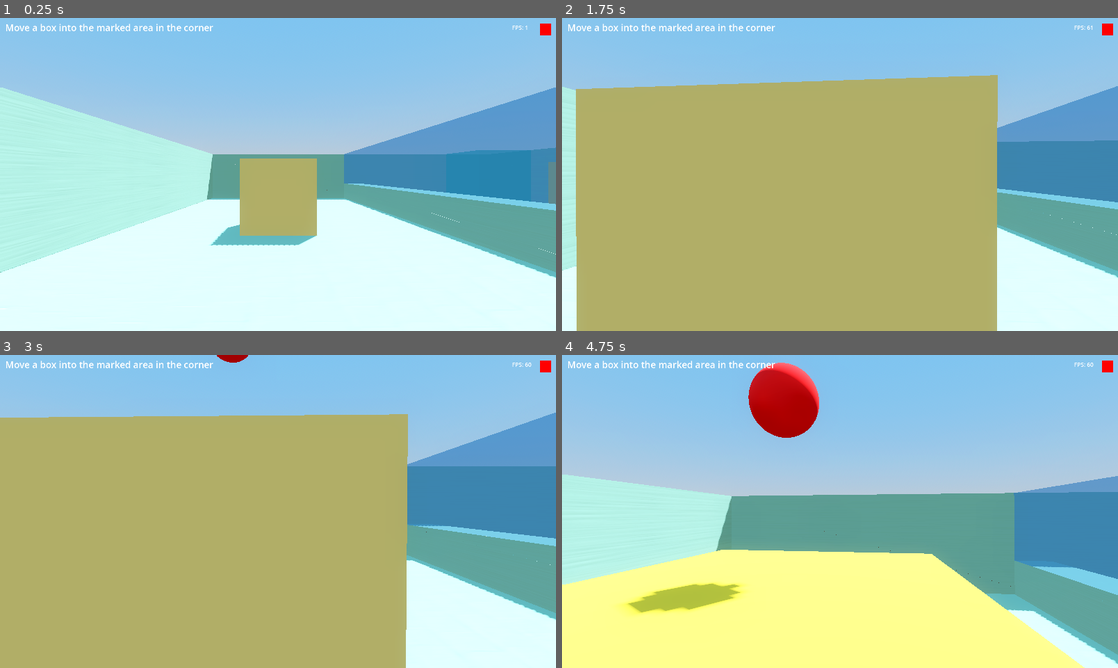
Above: before the commit, frames 1-4 (two rows, left to right).
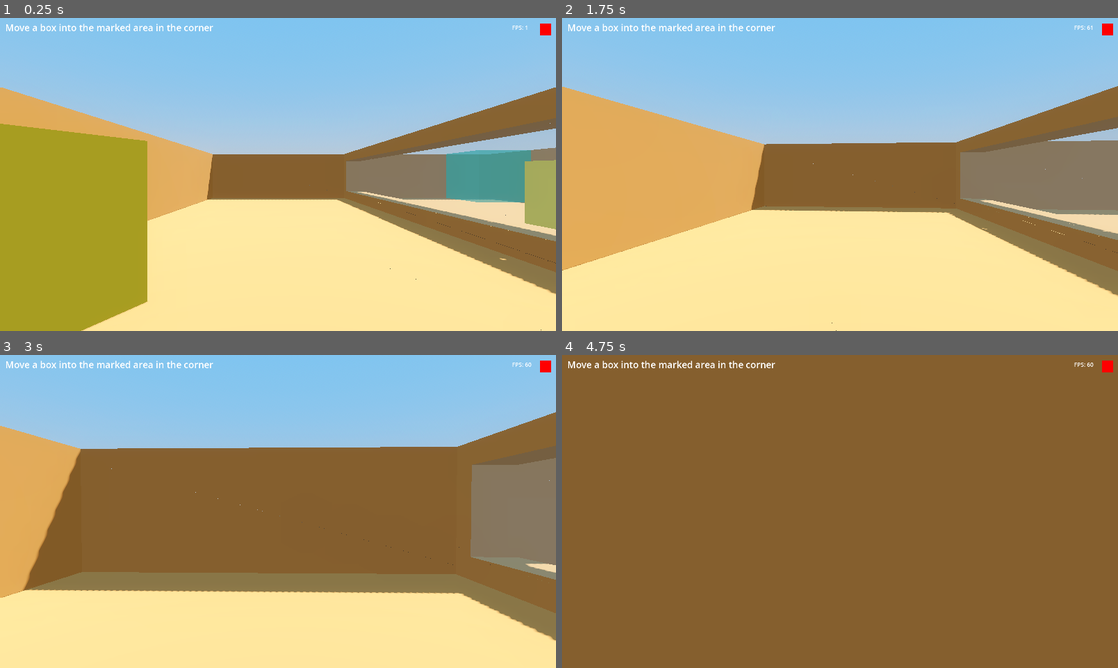
Above: after the commit, the same moments.

Repository: Tayacan/GameOff2023
Game: Godot game, scene res://scenes/puzzles/01_first_link.tscn
The game is run twice, just before and just after one commit, with the same random seed, the same clock (stepped at 60 frames per second) and the same inputs. This scene is started directly instead of the project's main scene.
Inputs (mouse positions are in pixels of both pictures, inside the frame that each line leads up to):
- Up to frame 1 (0.25 s): no input
- Up to frame 2 (1.75 s): tap Enter at 0.5 s; move the mouse to (867, 174) at 0.52 s; hold W (move_forward) from 0.53 s (still down); tap Mouse wheel down (change_link_next) at 0.6 s; tap Space (jump) at 0.77, 1.52 s; move the mouse to (812, 174) at 1.27 s; tap Mouse wheel up (change_link_prev) at 1.35 s
- Up to frame 3 (3 s): keep holding W (move_forward); move the mouse to (289, 505) at 2.02 s; right-click (289, 505) at 2.1 s; move the mouse to (272, 517) at 2.77 s; click (272, 517) at 2.85 s
- Up to frame 4 (4.75 s): keep holding W (move_forward); tap Space (jump) at 3.02, 3.77, 4.52 s; move the mouse to (878, 514) at 3.52 s; tap Mouse wheel down (change_link_next) at 3.6 s; move the mouse to (795, 508) at 4.27 s; tap Mouse wheel up (change_link_prev) at 4.35 s

The runs differ from the first frame. In frame 1, 65% of the frame differs, in the area x 0-100%, y 22-100%; in frame 2, 78%; in frame 3, 79%; in frame 4, 100%, in the area x 0-100%, y 0-100%.

Commit message:
finish puzzle 01

Diff:
--- a/materials/glass.tres
+++ b/materials/glass.tres
@@ -2,7 +2,7 @@
 
 [resource]
 transparency = 1
-albedo_color = Color(0.258824, 0.521569, 0.862745, 0.631373)
+albedo_color = Color(0.698039, 0.815686, 0.976471, 0.262745)
 metallic_specular = 0.0
 roughness = 0.0
 clearcoat_roughness = 0.0
--- a/scenes/puzzles/01_first_link.tscn
+++ b/scenes/puzzles/01_first_link.tscn
@@ -4,7 +4,7 @@
 [ext_resource type="PackedScene" uid="uid://bk3ens0hxj6yg" path="res://scenes/UI/ingame_hud.tscn" id="1_s4584"]
 [ext_resource type="PackedScene" uid="uid://dl0hs7ygbegqh" path="res://scenes/UI/pause_menu.tscn" id="2_pdr0y"]
 [ext_resource type="Environment" uid="uid://bb4vhnhw8xut3" path="res://scenes/environment.tres" id="4_e0nqd"]
-[ext_resource type="Material" uid="uid://xnjqbca5n6vj" path="res://materials/wall.tres" id="4_ju7t1"]
+[ext_resource type="Material" uid="uid://c6t3ysmetu6ig" path="res://materials/orange.tres" id="5_xbs8i"]
 [ext_resource type="Material" uid="uid://d2ridmx1me6qx" path="res://materials/glass.tres" id="6_ykbdd"]
 [ext_resource type="PackedScene" uid="uid://ijgj4cyrxngg" path="res://boxes/box.tscn" id="7_q54f2"]
 [ext_resource type="Material" uid="uid://ddnbn0mk70cnf" path="res://materials/win_area.tres" id="8_3m00d"]
@@ -29,6 +29,7 @@
 [node name="Sun" type="DirectionalLight3D" parent="."]
 transform = Transform3D(-0.866023, -0.433016, 0.250001, 0, 0.499998, 0.866027, -0.500003, 0.749999, -0.43301, 0, 0, 0)
 shadow_enabled = true
+shadow_blur = 2.0
 
 [node name="Player" parent="." instance=ExtResource("1_prfyc")]
 transform = Transform3D(1, 0, 0, 0, 1, 0, 0, 0, 1, 0, 1.03251, 8)
@@ -36,7 +37,7 @@
 [node name="Map" type="Node3D" parent="."]
 
 [node name="Walls" type="CSGCombiner3D" parent="Map"]
-material_override = ExtResource("4_ju7t1")
+material_override = ExtResource("5_xbs8i")
 use_collision = true
 
 [node name="CSGBox3D" type="CSGBox3D" parent="Map/Walls"]
@@ -61,11 +62,23 @@
 
 [node name="CSGBox3D5" type="CSGBox3D" parent="Map/Walls"]
 transform = Transform3D(1, 0, 0, 0, 1, 0, 0, 0, 1, 5, 0, 0)
-size = Vector3(1, 2, 22)
+size = Vector3(1, 1, 22)
+
+[node name="CSGBox3D8" type="CSGBox3D" parent="Map/Walls"]
+transform = Transform3D(1, 0, 0, 0, 1, 0, 0, 0, 1, 5, 2.75, 0)
+size = Vector3(1, 0.5, 22)
 
 [node name="CSGBox3D4" type="CSGBox3D" parent="Map/Walls"]
 transform = Transform3D(1, 0, 0, 0, 1, 0, 0, 0, 1, 15, 1, 0)
 size = Vector3(1, 4, 22)
+
+[node name="CSGBox3D9" type="CSGBox3D" parent="Map/Walls"]
+transform = Transform3D(1, 0, 0, 0, 1, 0, 0, 0, 1, 5, 1, -10.5)
+size = Vector3(1, 4, 1)
+
+[node name="CSGBox3D10" type="CSGBox3D" parent="Map/Walls"]
+transform = Transform3D(1, 0, 0, 0, 1, 0, 0, 0, 1, 5, 1, 10.5)
+size = Vector3(1, 4, 1)
 
 [node name="GlassWalls" type="CSGCombiner3D" parent="Map"]
 material_override = ExtResource("6_ykbdd")
@@ -74,15 +87,17 @@
 collision_mask = 2
 
 [node name="CSGBox3D" type="CSGBox3D" parent="Map/GlassWalls"]
-transform = Transform3D(1, 0, 0, 0, 1, 0, 0, 0, 1, 5, 2, 0)
-size = Vector3(1, 2, 22)
+transform = Transform3D(1, 0, 0, 0, 1, 0, 0, 0, 1, 5, 1.5, 0)
+size = Vector3(1, 2, 20)
 
 [node name="Boxes" type="Node3D" parent="Map"]
+transform = Transform3D(1, 0, 0, 0, 1, 0, 0, 0, 1, 0, 0, 4)
 
 [node name="Box" parent="Map/Boxes" instance=ExtResource("7_q54f2")]
+transform = Transform3D(0.866025, 0, -0.5, 0, 1, 0, 0.5, 0, 0.866025, -3, 0, 1)
 
 [node name="Box2" parent="Map/Boxes" instance=ExtResource("7_q54f2")]
-transform = Transform3D(1, 0, 0, 0, 1, 0, 0, 0, 1, 10, 0, 0)
+transform = Transform3D(0.866025, 0, 0.5, 0, 1, 0, -0.5, 0, 0.866025, 9, 0, -4)
 
 [node name="WinArea" type="MeshInstance3D" parent="Map"]
 transform = Transform3D(1, 0, 0, 0, 1, 0, 0, 0, 1, 13, 1.5, -9)
